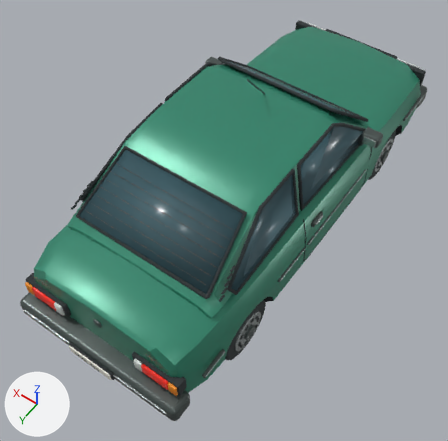
The Blender file source_blender/Vovlo_434.blend, before and after one commit.
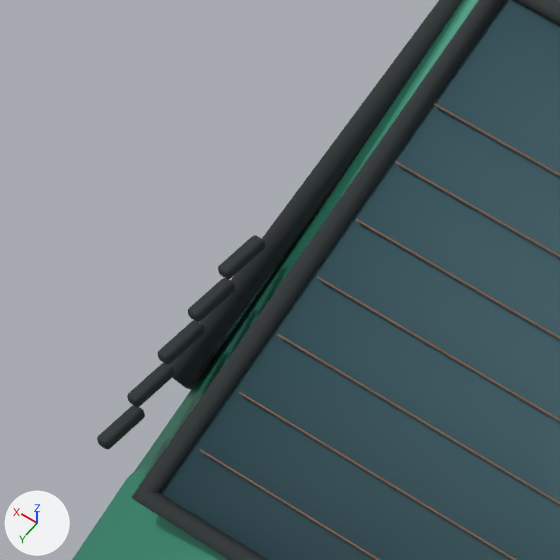
The first picture shows the older version from a camera (50 mm lens) standing at (-2.04, 3.29, 4.82) and looking at (-0.07, 0.54, 0.5). The close-ups show the older and then the newer version on the part from 13% to 30% of the width and 34% to 51% of the height of that picture. Only the edits that show in the close-ups are written down. The axes (+X, +Y, +Z) are drawn at lower left. The lights are the same throughout.

The scene before the commit, as lines of its bpy script (objects in view):
```python
ob_quarter_pillar_vent_005 = bpy.data.objects.new('Quarter pillar vent.005', me_cube_082)
ob_quarter_pillar_vent_005.parent = ob_vovlo_434
ob_quarter_pillar_vent_005.location = (0.712, 1.46, 1.054)
ob_quarter_pillar_vent_006 = bpy.data.objects.new('Quarter pillar vent.006', me_cube_083)
ob_quarter_pillar_vent_006.parent = ob_vovlo_434
ob_quarter_pillar_vent_006.location = (0.704, 1.415, 1.085)
ob_quarter_pillar_vent_007 = bpy.data.objects.new('Quarter pillar vent.007', me_cube_084)
ob_quarter_pillar_vent_007.parent = ob_vovlo_434
ob_quarter_pillar_vent_007.location = (0.696, 1.37, 1.116)
ob_quarter_pillar_vent_008 = bpy.data.objects.new('Quarter pillar vent.008', me_cube_085)
ob_quarter_pillar_vent_008.parent = ob_vovlo_434
ob_quarter_pillar_vent_008.location = (0.688, 1.325, 1.147)
ob_quarter_pillar_vent_009 = bpy.data.objects.new('Quarter pillar vent.009', me_cube_086)
ob_quarter_pillar_vent_009.parent = ob_vovlo_434
ob_quarter_pillar_vent_009.location = (0.68, 1.28, 1.178)
ob_rear_heater_trace_001 = bpy.data.objects.new('Rear heater trace.001', cu_rear_heater_trace_001)
ob_rear_heater_trace_001.parent = ob_vovlo_434
ob_rear_heater_trace_001.location = (0.0, 0.0, 0.0)
# also in view: 'Rear heater trace.003' at (0.0, 1.27, 1.21); 'Hatch glass rubber seal' at (0.0, 1.24, 1.22); 'Rear quarter window rubber seal.001' at (0.68, 0.9, 1.19); 'Rear heater trace.002' at (0.0, 1.33, 1.17); 'Painted hatchback cabin' at (0.0, 0.38, 1.17)
```
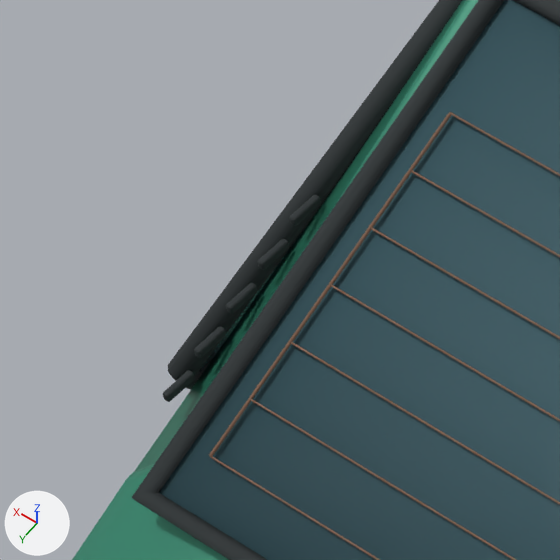
The change, as a diff of the scene's bpy script:
```diff
--- a/source_blender/Vovlo_434.blend.py
+++ b/source_blender/Vovlo_434.blend.py
@@ me_cube_082 @@
 # used by ob_quarter_pillar_vent_005; parent = ob_vovlo_434; location = (0.712, 1.46, 1.054)
-me_cube_082.from_pydata(...)  # 96 vertices, 98 faces; spans x -0.008..0.008, y -0.029..0.029, z -0.007..0.007
+me_cube_082.from_pydata(...)  # 96 vertices, 98 faces; spans x -0.0045..0.0045, y -0.0205..0.0205, z -0.006..0.006
+# me_cube_082 part 1: 96 of 96 vertices moved; they spanned x -0.008..0.008, y -0.029..0.029, z -0.007..0.007 and now span x -0.0045..0.0045, y -0.0205..0.0205, z -0.006..0.006; mean shift (0.0, 0.0, 0.0)
 me_cube_082.materials.append(mat_tire_rubber)
@@ me_cube_083 @@
 # used by ob_quarter_pillar_vent_006; parent = ob_vovlo_434; location = (0.704, 1.415, 1.085)
-me_cube_083.from_pydata(...)  # 96 vertices, 98 faces; spans x -0.008..0.008, y -0.029..0.029, z -0.007..0.007
+me_cube_083.from_pydata(...)  # 96 vertices, 98 faces; spans x -0.0045..0.0045, y -0.0205..0.0205, z -0.006..0.006
+# me_cube_083 part 2: 96 of 96 vertices moved; they spanned x -0.008..0.008, y -0.029..0.029, z -0.007..0.007 and now span x -0.0045..0.0045, y -0.0205..0.0205, z -0.006..0.006; mean shift (0.0, 0.0, 0.0)
 me_cube_083.materials.append(mat_tire_rubber)
@@ me_cube_084 @@
 # used by ob_quarter_pillar_vent_007; parent = ob_vovlo_434; location = (0.696, 1.37, 1.116)
-me_cube_084.from_pydata(...)  # 96 vertices, 98 faces; spans x -0.008..0.008, y -0.029..0.029, z -0.007..0.007
+me_cube_084.from_pydata(...)  # 96 vertices, 98 faces; spans x -0.0045..0.0045, y -0.0205..0.0205, z -0.006..0.006
+# me_cube_084 part 3: 96 of 96 vertices moved; they spanned x -0.008..0.008, y -0.029..0.029, z -0.007..0.007 and now span x -0.0045..0.0045, y -0.0205..0.0205, z -0.006..0.006; mean shift (0.0, 0.0, 0.0)
 me_cube_084.materials.append(mat_tire_rubber)
@@ me_cube_085 @@
 # used by ob_quarter_pillar_vent_008; parent = ob_vovlo_434; location = (0.688, 1.325, 1.147)
-me_cube_085.from_pydata(...)  # 96 vertices, 98 faces; spans x -0.008..0.008, y -0.029..0.029, z -0.007..0.007
+me_cube_085.from_pydata(...)  # 96 vertices, 98 faces; spans x -0.0045..0.0045, y -0.0205..0.0205, z -0.006..0.006
+# me_cube_085 part 4: 96 of 96 vertices moved; they spanned x -0.008..0.008, y -0.029..0.029, z -0.007..0.007 and now span x -0.0045..0.0045, y -0.0205..0.0205, z -0.006..0.006; mean shift (0.0, 0.0, 0.0)
 me_cube_085.materials.append(mat_tire_rubber)
@@ me_cube_086 @@
 # used by ob_quarter_pillar_vent_009; parent = ob_vovlo_434; location = (0.68, 1.28, 1.178)
-me_cube_086.from_pydata(...)  # 96 vertices, 98 faces; spans x -0.008..0.008, y -0.029..0.029, z -0.007..0.007
+me_cube_086.from_pydata(...)  # 96 vertices, 98 faces; spans x -0.0045..0.0045, y -0.0205..0.0205, z -0.006..0.006
+# me_cube_086 part 5: 96 of 96 vertices moved; they spanned x -0.008..0.008, y -0.029..0.029, z -0.007..0.007 and now span x -0.0045..0.0045, y -0.0205..0.0205, z -0.006..0.006; mean shift (0.0, 0.0, 0.0)
 me_cube_086.materials.append(mat_tire_rubber)
@@ cu_rear_heater_bus_bar_001 @@
+cu_rear_heater_bus_bar_001 = bpy.data.curves.new('Rear heater bus bar.001', 'CURVE')
+cu_rear_heater_bus_bar_001.dimensions = '3D'
+_sp = cu_rear_heater_bus_bar_001.splines.new('POLY'); _sp.points.add(6)
+_sp.points.foreach_set('co', [0.58, 1.455, 1.095, 1.0, 0.572, 1.394, 1.133, 1.0, 0.565, 1.332, 1.17, 1.0, 0.558, 1.271, 1.207, 1.0, 0.55, 1.21, 1.245, 1.0, 0.543, 1.149, 1.282, 1.0, 0.536, 1.087, 1.319, 1.0])
+cu_rear_heater_bus_bar_001.materials.append(mat_copper_heater_trace)  # brown #7c5d48
+cu_rear_heater_bus_bar_001.bevel_resolution = 3
+cu_rear_heater_bus_bar_001.bevel_depth = 0.002
+cu_rear_heater_bus_bar_001.fill_mode = 'FULL'
+cu_rear_heater_bus_bar_001.use_fill_caps = True
@@ ob_quarter_pillar_vent_005 @@
 ob_quarter_pillar_vent_005.parent = ob_vovlo_434
-ob_quarter_pillar_vent_005.location = (0.712, 1.46, 1.054)
+ob_quarter_pillar_vent_005.location = (0.693, 1.39, 1.066)
@@ ob_quarter_pillar_vent_006 @@
 ob_quarter_pillar_vent_006.parent = ob_vovlo_434
-ob_quarter_pillar_vent_006.location = (0.704, 1.415, 1.085)
+ob_quarter_pillar_vent_006.location = (0.684, 1.343, 1.098)
@@ ob_quarter_pillar_vent_007 @@
 ob_quarter_pillar_vent_007.parent = ob_vovlo_434
-ob_quarter_pillar_vent_007.location = (0.696, 1.37, 1.116)
+ob_quarter_pillar_vent_007.location = (0.676, 1.296, 1.13)
@@ ob_quarter_pillar_vent_008 @@
 ob_quarter_pillar_vent_008.parent = ob_vovlo_434
-ob_quarter_pillar_vent_008.location = (0.688, 1.325, 1.147)
+ob_quarter_pillar_vent_008.location = (0.667, 1.249, 1.162)
@@ ob_quarter_pillar_vent_009 @@
 ob_quarter_pillar_vent_009.parent = ob_vovlo_434
-ob_quarter_pillar_vent_009.location = (0.68, 1.28, 1.178)
+ob_quarter_pillar_vent_009.location = (0.659, 1.202, 1.194)
@@ ob_rear_heater_bus_bar_001 @@
+ob_rear_heater_bus_bar_001 = bpy.data.objects.new('Rear heater bus bar.001', cu_rear_heater_bus_bar_001)
+ob_rear_heater_bus_bar_001.parent = ob_vovlo_434
+ob_rear_heater_bus_bar_001.location = (0.0, 0.0, 0.0)
```

Location of each change, (x1, y1, x2, y2) in pixels of the close-ups (560 x 560 px):
'Rear heater bus bar.001', added: after (209, 113, 451, 457)
'Quarter pillar vent.006', reshaped, moved (33% narrower, 29% shorter): before (127, 363, 175, 407); after (194, 327, 226, 358)
'Quarter pillar vent.005', reshaped, moved (33% narrower, 27% shorter): before (97, 405, 145, 449); after (163, 370, 195, 402)
'Quarter pillar vent.007', reshaped, moved (31% narrower, 29% shorter): before (158, 320, 205, 364); after (226, 283, 258, 314)
'Quarter pillar vent.008', reshaped, moved (33% narrower, 29% shorter): before (188, 278, 235, 322); after (258, 239, 289, 270)
'Quarter pillar vent.009', reshaped, moved (31% narrower, 29% shorter): before (218, 235, 265, 279); after (289, 195, 321, 226)
